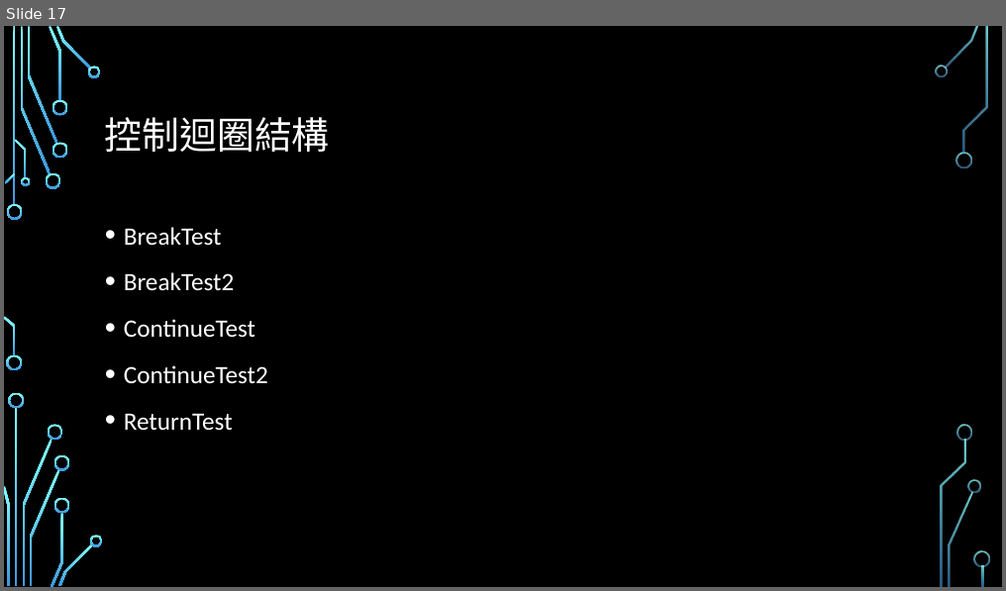
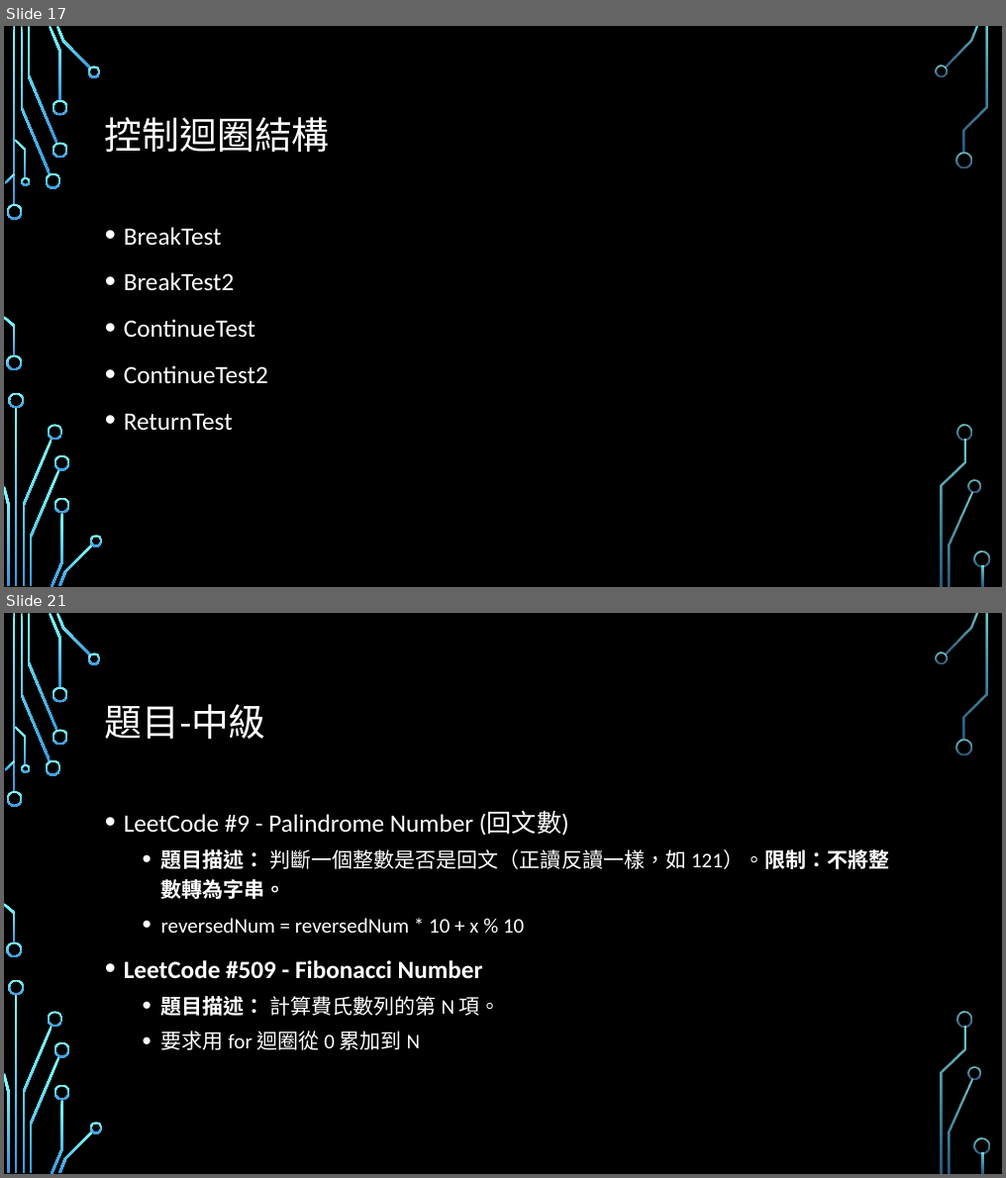
Before and after one commit to Alvin-Lo0729/ncut-java, a slide deck: doc/JAVA0123.pptx. Shown one above the other, each under a label of ours: slide 17 before the commit, slides 17 and 21 after it; the slides between them are not shown. The pictures are 1006x591 and 1006x1178 pixels, drawn with LibreOffice and Linux fonts; fonts in the diff are those of the drawing; background and template pictures are left out. Boxes give left, top, right and bottom in pixels: in the first picture for what was removed or moved away, otherwise in the second. Text is boxed around its words. In the diff, an @@ line names an element or a change of style, - is before the commit and + after.

```diff
--- a/doc/JAVA0123.pptx
+++ b/doc/JAVA0123.pptx
@@ slide 21 added at (x1=4, y1=613, x2=1002, y2=1174), background picture (left out); not listed: 36 template elements that a slide beside it also shows @@
@@ title added at (x1=105, y1=704, x2=266, y2=739), 36 pt, text #FFFFFF @@
+題目-中級
@@ text added at (x1=124, y1=811, x2=889, y2=1051), 20 pt, text #FFFFFF @@
+• LeetCode #9 - Palindrome Number (回文數)
+  • 題目描述： 判斷一個整數是否是回文（正讀反讀一樣，如 121）。限制：不將整數轉為字串。
+  • reversedNum = reversedNum * 10 + x % 10
+• LeetCode #509 - Fibonacci Number
+  • 題目描述： 計算費氏數列的第 N 項。
+  • 要求用 for 迴圈從 0 累加到 N
```
Also in this commit, not shown: 3 other slides added.
